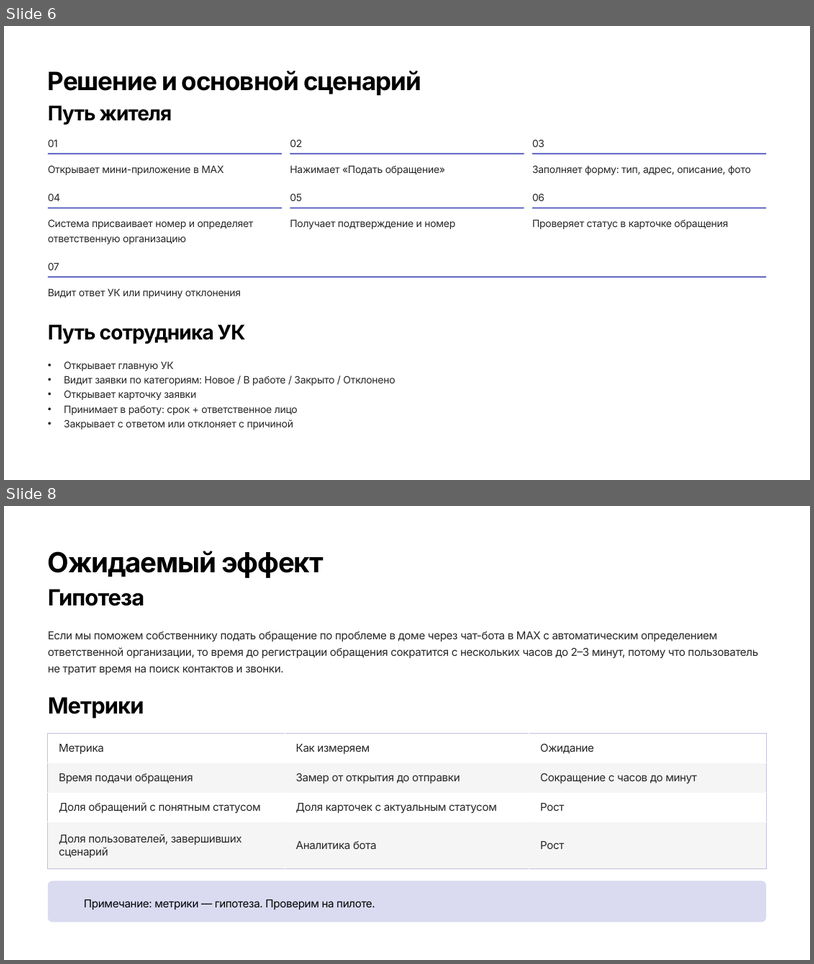
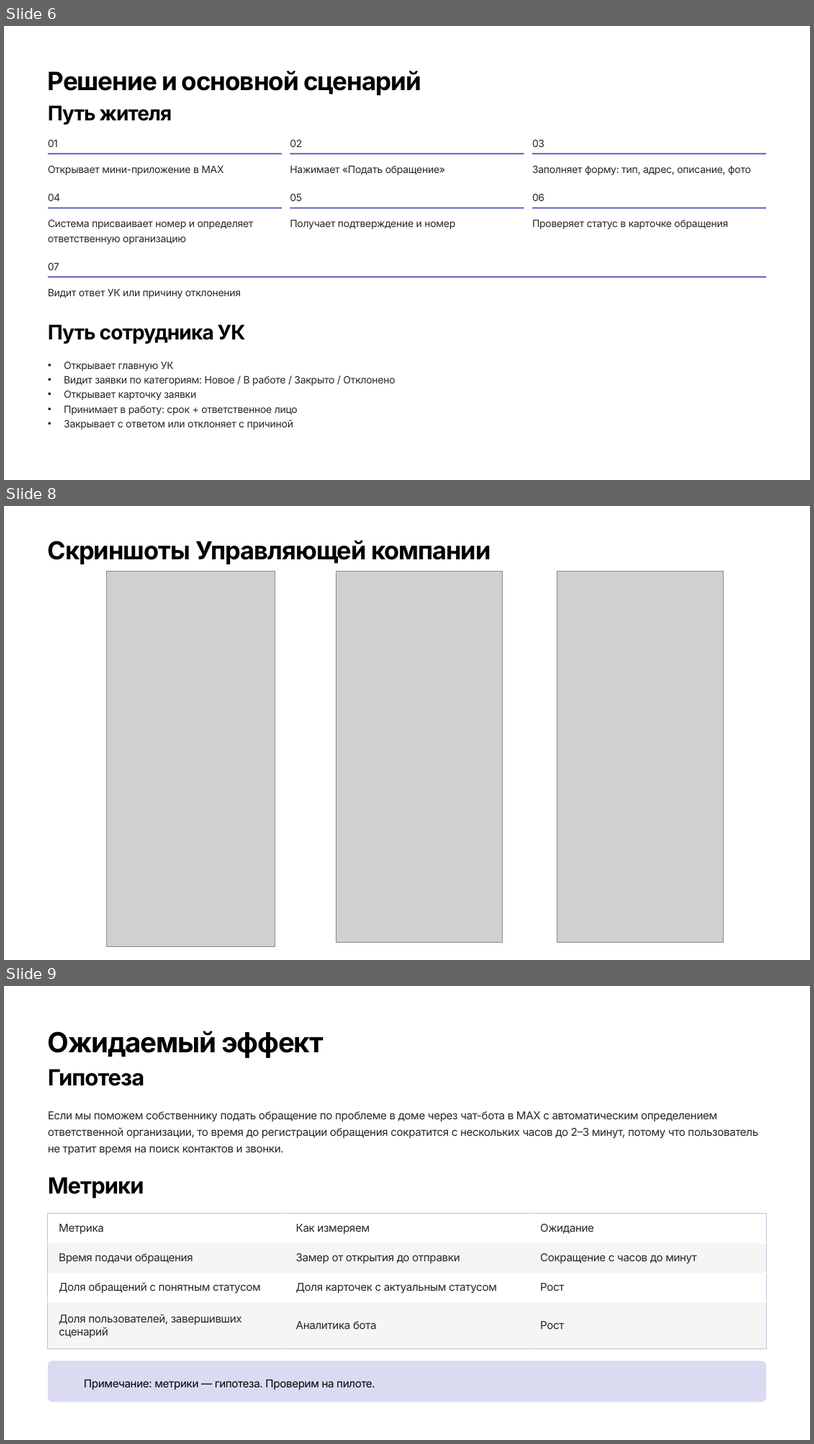
Before and after one commit to SergeyKrivoshchapov/maxhackathon, a slide deck: Защита.pptx. Shown one above the other, each under a label of ours: slides 6 and 8 before the commit, slides 6, 8 and 9 after it; the slides between them are not shown. The pictures are 814x964 and 814x1444 pixels, drawn with LibreOffice and Linux fonts; fonts in the diff are those of the drawing; grey boxes stand for pictures; background and template pictures are left out. Boxes give left, top, right and bottom in pixels: in the first picture for what was removed or moved away, otherwise in the second. Text is boxed around its words. In the diff, an @@ line names an element or a change of style, - is before the commit and + after.

```diff
--- a/Защита.pptx
+++ b/Защита.pptx
@@ slide 8 added at (x1=4, y1=506, x2=810, y2=960), background #FFFFFF @@
@@ text added at (x1=48, y1=540, x2=491, y2=564), 29.5 pt, text #000000, bold @@
+Скриншоты Управляющей компании
@@ picture added at (x1=106, y1=571, x2=275, y2=947) @@
@@ picture added at (x1=336, y1=571, x2=503, y2=942) @@
@@ picture added at (x1=557, y1=571, x2=724, y2=942) @@
@@ what was slide 8 is now slide 9 @@
```
Also in this commit, not shown: 4 slides changed, 4 other files.
